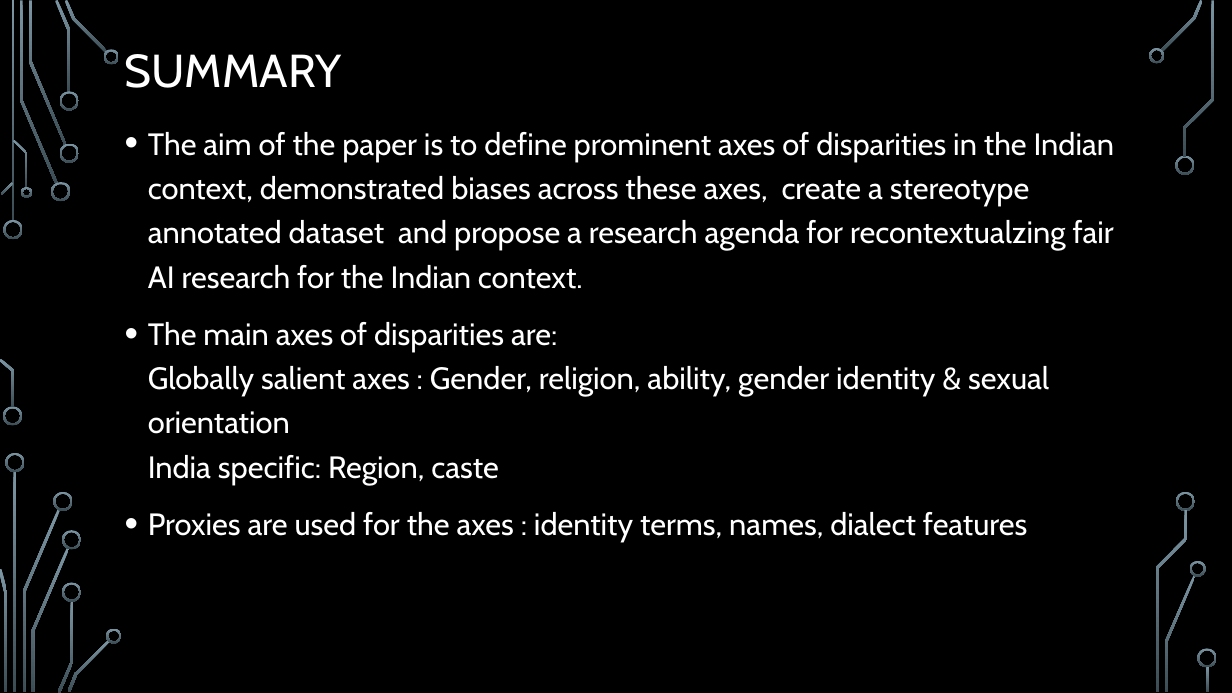
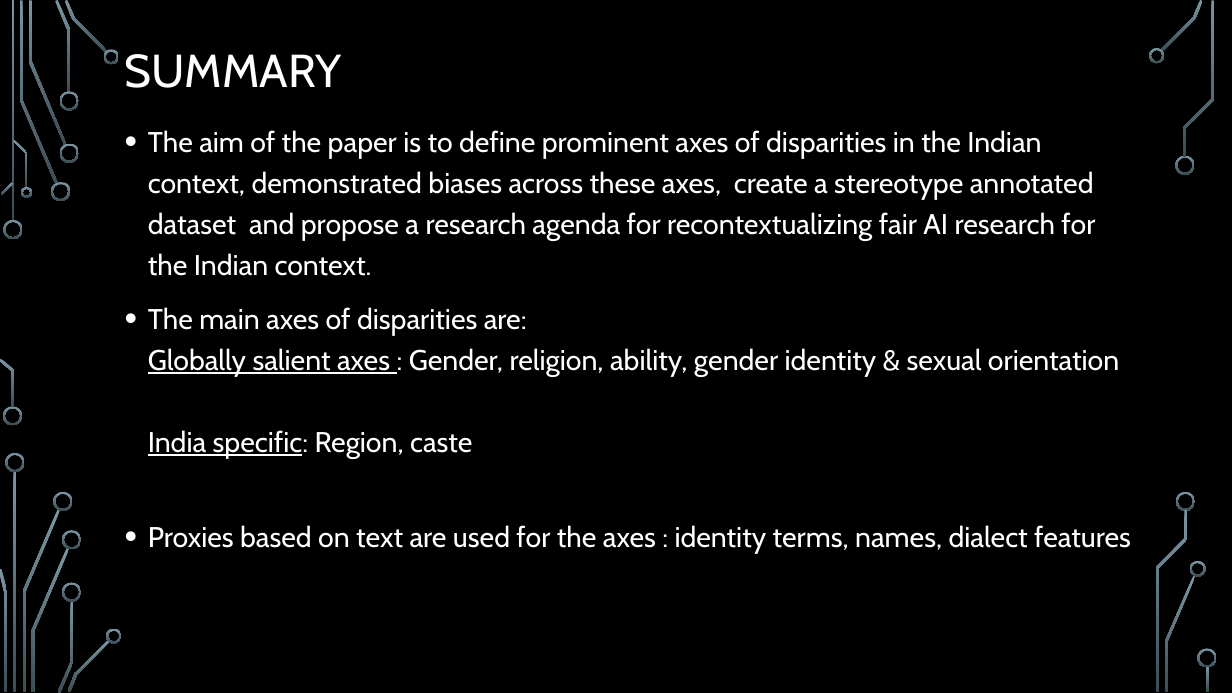
Before and after one commit to sweta-98/LLM_Bias, a slide deck: slide 2 of Reading_Task_Report.pptx. Drawn at 1232x693 pixels with LibreOffice and Linux fonts; fonts in the diff are those of the drawing; background and template pictures are left out. Boxes give left, top, right and bottom in pixels: in the first picture for what was removed or moved away, otherwise in the second. Text is boxed around its words. In the diff, an @@ line names an element or a change of style, - is before the commit and + after.

```diff
--- a/Reading_Task_Report.pptx
+++ b/Reading_Task_Report.pptx
@@ text at bbox=[148, 130, 1095, 276]: text changed; size 24 to 22.2 pt @@
-• The aim of the paper is to define prominent axes of disparities in the Indian context, demonstrated biases across these axes, create a stereotype annotated dataset and propose a research agenda for recontextualzing fair AI research for the Indian context.
+• The aim of the paper is to define prominent axes of disparities in the Indian context, demonstrated biases across these axes, create a stereotype annotated dataset and propose a research agenda for recontextualizing fair AI research for the Indian context.
@@ text at bbox=[148, 307, 1119, 459]: size 24 to 22.2 pt in "The main axes of disparities are: Globally ..."; underline on in "Globally salient axes India specific:" @@
@@ text at bbox=[148, 525, 1131, 554]: text changed; size 24 to 22.2 pt @@
-• Proxies are used for the axes : identity terms, names, dialect features
+• Proxies based on text are used for the axes : identity terms, names, dialect features
```
Also in this commit, not shown: 2 other slides changed, 1 slide added, 1 slide removed.
